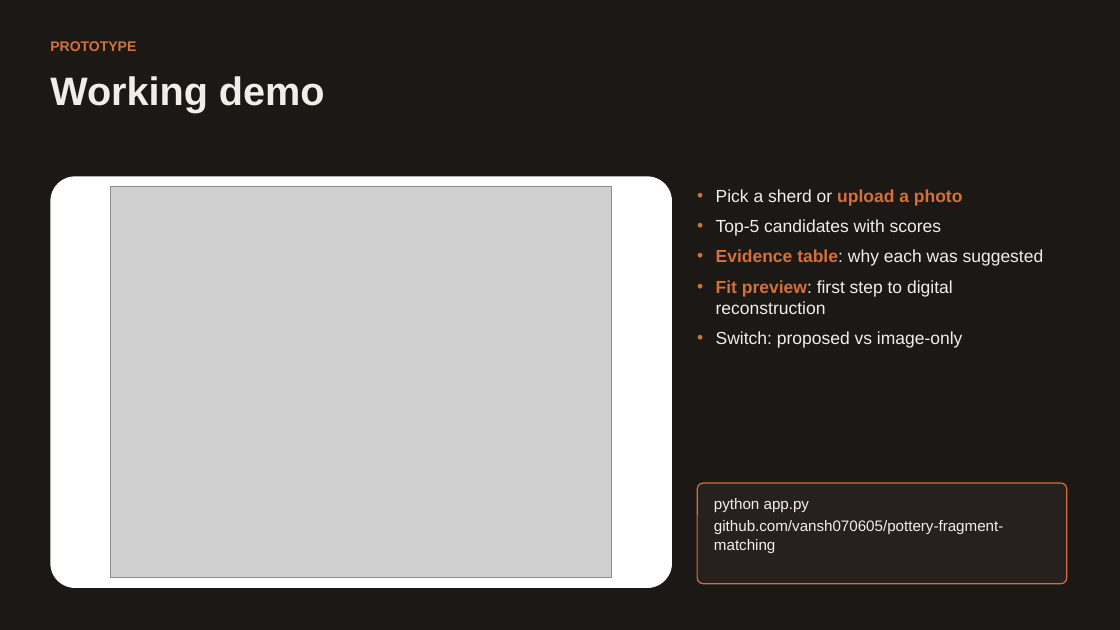
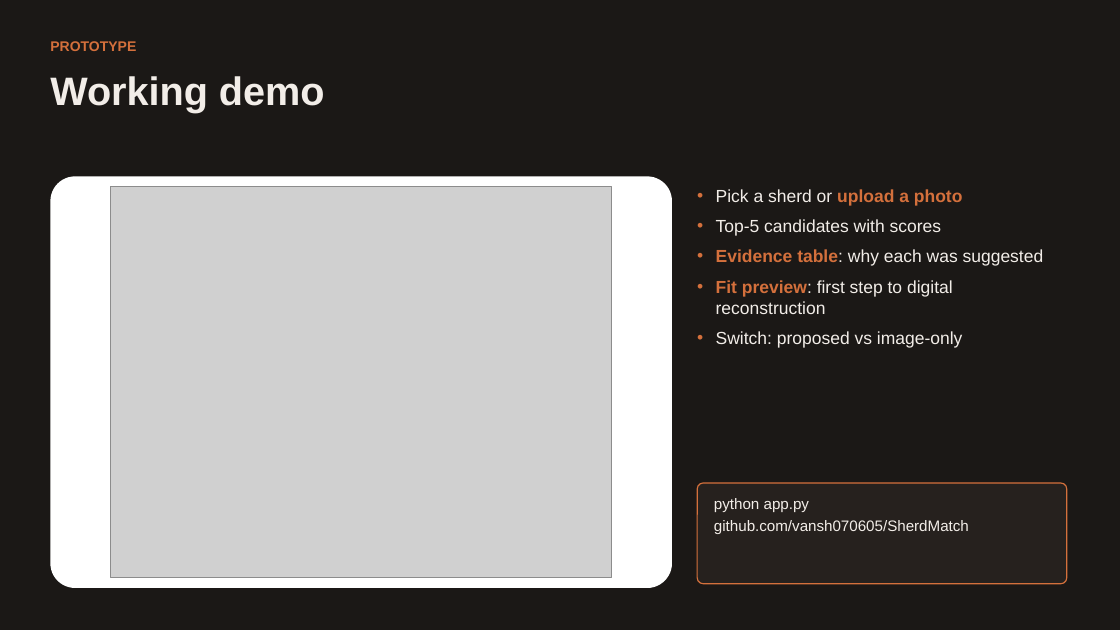
Before and after one commit to vansh070605/SherdMatch, a slide deck: slide 14 of docs/Review2_PPT.pptx. Drawn at 1120x630 pixels with LibreOffice and Linux fonts; fonts in the diff are those of the drawing; grey boxes stand for pictures. Boxes give left, top, right and bottom in pixels: in the first picture for what was removed or moved away, otherwise in the second. Text is boxed around its words. In the diff, an @@ line names an element or a change of style, - is before the commit and + after.

```diff
--- a/docs/Review2_PPT.pptx
+++ b/docs/Review2_PPT.pptx
@@ text at bbox=[714, 520, 969, 534]: text changed @@
-github.com/vansh070605/pottery-fragment-matching
+github.com/vansh070605/SherdMatch
```
Also in this commit, not shown: 2 other slides changed, 10 other files.
